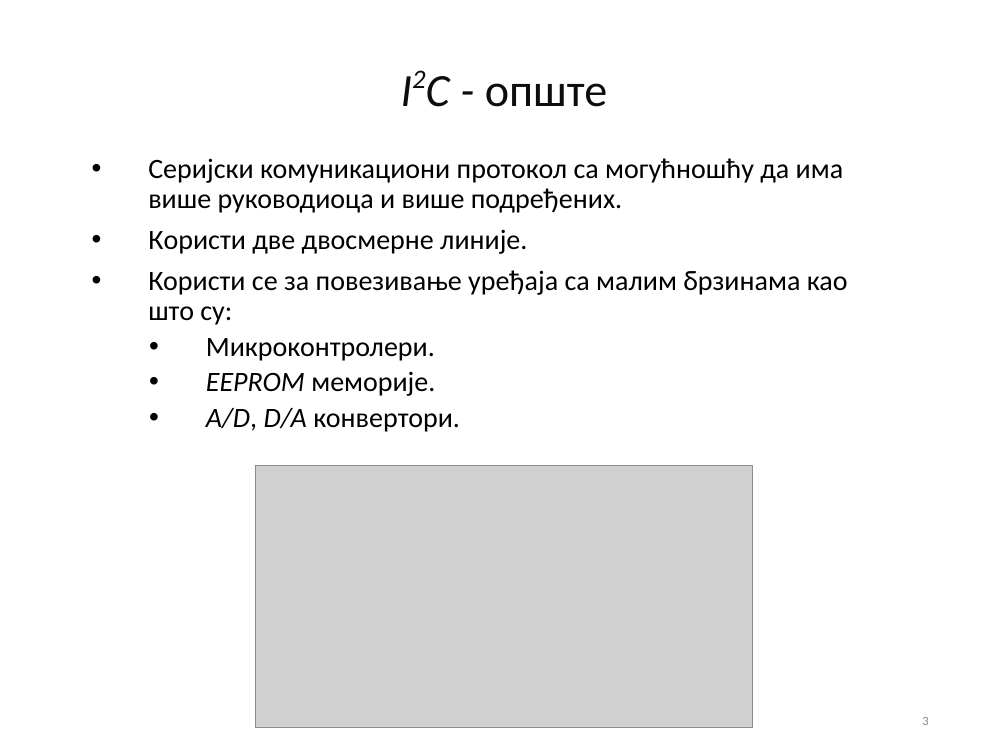
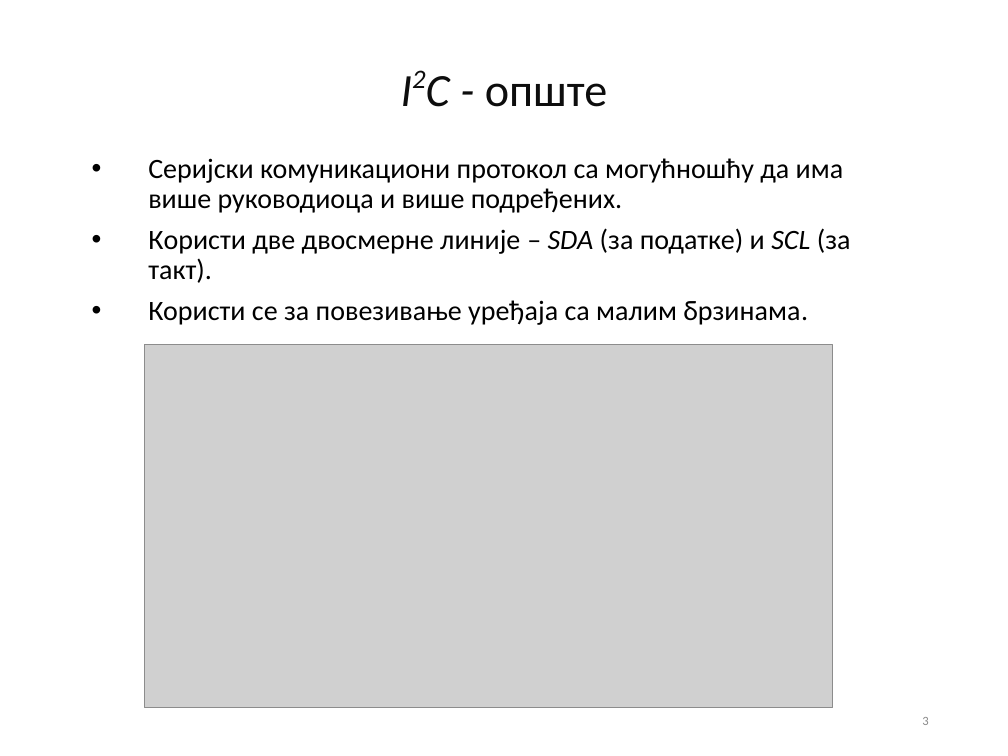
Before and after one commit to fjasic/bsc, a slide deck: slide 3 of documentation/Filip_Jasic_RA46-2014-prezentacija.ppt. Drawn at 1008x756 pixels with LibreOffice and Linux fonts; fonts in the diff are those of the drawing; grey boxes stand for pictures; background and template pictures are left out. Boxes give left, top, right and bottom in pixels: in the first picture for what was removed or moved away, otherwise in the second. Text is boxed around its words. In the diff, an @@ line names an element or a change of style, - is before the commit and + after.

```diff
--- a/documentation/Filip_Jasic_RA46-2014-prezentacija.ppt
+++ b/documentation/Filip_Jasic_RA46-2014-prezentacija.ppt
@@ text at (148,228,851,325): text changed @@
-• Користи две двосмерне линије.
-• Користи се за повезивање уређаја са малим брзинама као што су:
-    • Микроконтролери.
-    • EEPROM меморије.
-    • A/D, D/A конвертори.
+• Користи две двосмерне линије – SDA (за податке) и SCL (за такт).
+• Користи се за повезивање уређаја са малим брзинама.
@@ picture: place and size @@
-picture at (255,466,752,728)
+picture at (144,345,833,708)
```
Also in this commit, not shown: 5 other slides changed, 1 slide added, 1 slide removed.
